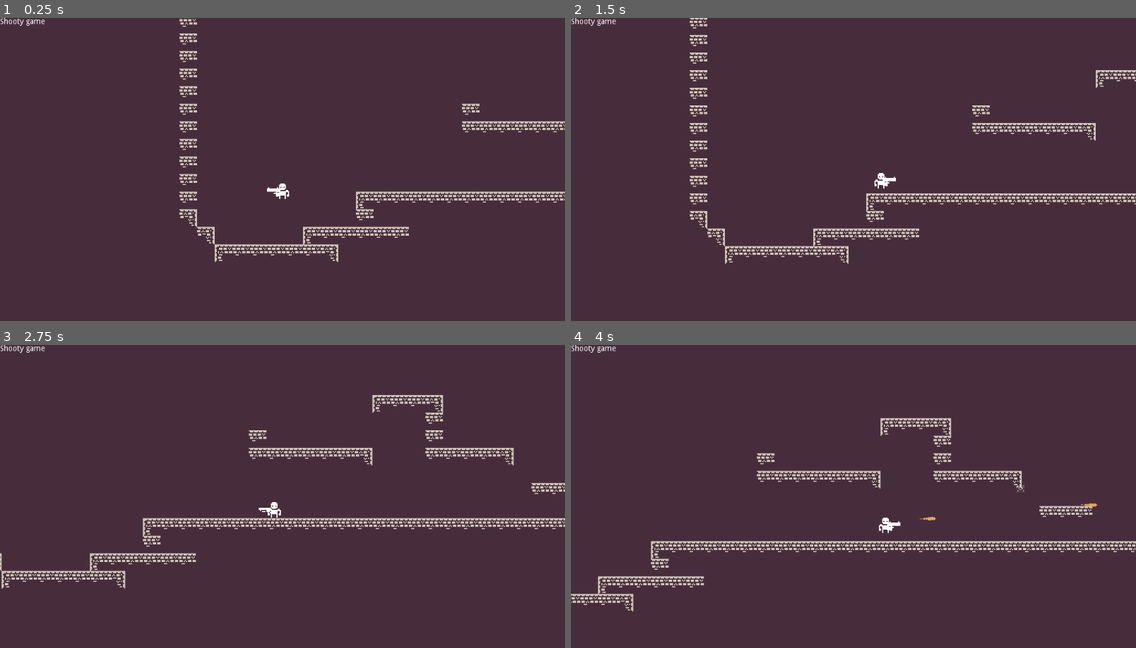
Above: before the commit, frames 1-4 (two rows, left to right).
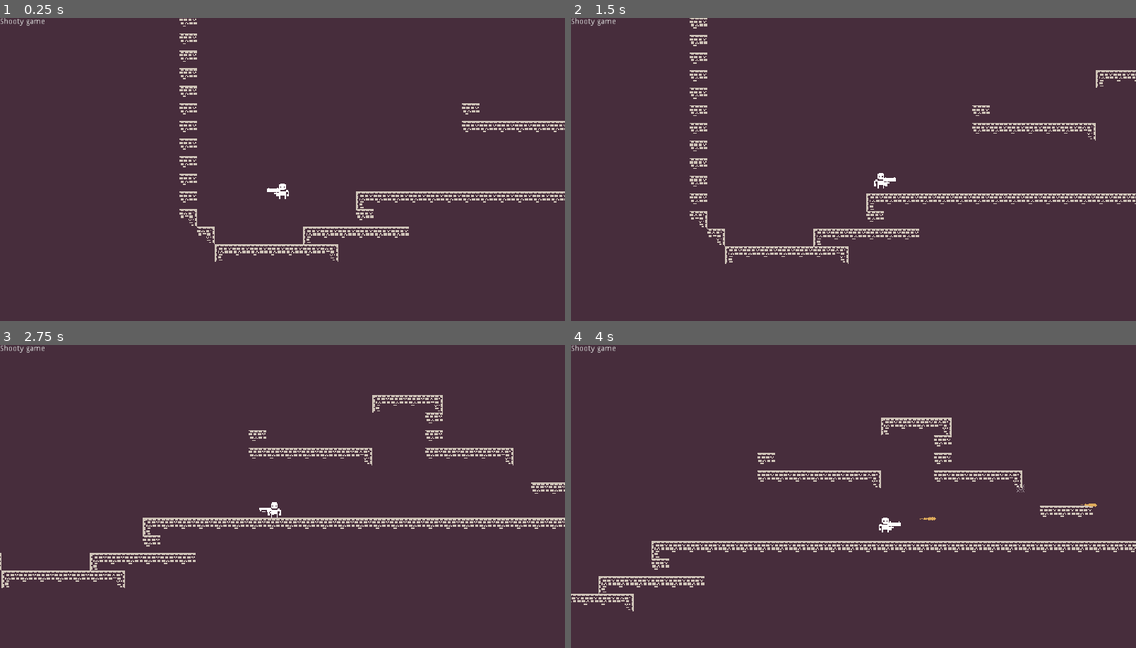
Above: after the commit, the same moments.

Repository: BasicLich/miz-jam-1-entry
Game: Godot game, scene res://Game.tscn
The game is run twice, just before and just after one commit, with the same random seed, the same clock (stepped at 60 frames per second) and the same inputs.
Inputs:
- Up to frame 1 (0.25 s): no input
- Up to frame 2 (1.5 s): hold S (player_aim_down) 0.53-1.28 s; hold Right (player_right) from 0.53 s (still down); tap Z (player_jump) at 0.77 s; tap W (player_aim_up) at 0.8, 1.35 s
- Up to frame 3 (2.75 s): tap Z (player_jump) at 1.52 s; tap } (player_next_weapon) at 1.55, 2.1 s; release Right (player_right) at 2.03 s; hold Left (player_left) from 2.03 s (still down); tap { (player_prev_weapon) at 2.3 s
- Up to frame 4 (4 s): release Left (player_left) at 2.78 s; hold Right (player_right) from 2.78 s (still down); tap { (player_prev_weapon) at 2.85 s; tap Z (player_jump) at 3.02, 3.77 s; tap X (player_shoot) at 3.05 s; hold X (player_shoot) from 3.53 s (still down); tap S (player_aim_down) at 3.8 s

The runs differ from the first frame. In frame 1, 1.5% of the frame differs, in the area x 0-100%, y 0-81%; in frame 2, 1.6%; in frame 3, 2.1%; in frame 4, 2.4%, in the area x 0-100%, y 0-89%.

Commit message:
Weapon now part of actor.

Diff:
--- a/Actor.gd
+++ b/Actor.gd
@@ -16,8 +16,11 @@
 	Weapon.WeaponType.SUBMACHINE_GUN
 ]
 
+var w: Weapon
+
 func _ready():
 	set_physics_process(true)
+	w = $Weapon
 
 func _physics_process(delta):
 	var moveControl := 1.0
@@ -42,16 +45,9 @@
 	onFloor = is_on_floor()
 
 func _changeWeaponDirection(dir):
-	var w := $Weapon as Node2D
-	if w == null:
-		return
-
 	w.dir = dir
 
 func setAim(aim):
-	var w := $Weapon as Node2D
-	if w == null:
-		return
 	w.aim = aim
 
 func jump():
@@ -59,12 +55,8 @@
 		vel.y = -initialJumpVel
 		onFloor = false
 
-func shoot():
-	var w := $Weapon as Weapon
-	if w == null:
-		return
-
-	w.shoot()
+func shoot(team: String):
+	w.shoot(team)
 
 func _findWeapon(current, d: int):
 	var i := weapons.find(current) + d
@@ -75,13 +67,7 @@
 	return weapons[i]
 
 func nextWeapon():
-	var w := $Weapon as Weapon
-	if w == null:
-		return
 	w.switchWeapon(_findWeapon(w.type, +1))
 
 func prevWeapon():
-	var w := $Weapon as Weapon
-	if w == null:
-		return
 	w.switchWeapon(_findWeapon(w.type, -1))
--- a/Player.gd
+++ b/Player.gd
@@ -1,4 +1,6 @@
 extends Actor
+
+const TEAM = "Player"
 
 func _ready():
 	set_process(true)
@@ -26,7 +28,7 @@
 		jump()
 
 	if Input.is_action_pressed("player_shoot"):
-		shoot()
+		shoot(TEAM)
 
 	if Input.is_action_just_pressed("player_next_weapon"):
 		nextWeapon()
--- a/Weapon.gd
+++ b/Weapon.gd
@@ -75,7 +75,7 @@
 			rotation_degrees = 90
 			scale.x = 1
 
-func shoot():
+func shoot(team: String):
 	var fireInterval := intervals[type] as float
 	if fireIntervalCounter == fireInterval:
 		fireIntervalCounter = 0.0
@@ -89,6 +89,7 @@
 			var pp := $ProjectilePos as Node2D
 			projectile.transform = pp.get_global_transform()
 			projectile.rotation_degrees += spread
+			projectile.add_to_group(team)
 			get_tree().root.add_child(projectile)
 
 		elif type == WeaponType.SHOTGUN:
@@ -98,6 +99,7 @@
 				var pp := $ProjectilePos as Node2D
 				projectile.transform = pp.get_global_transform()
 				projectile.rotation_degrees += spread
+				projectile.add_to_group(team)
 				get_tree().root.add_child(projectile)
 
 		#print_debug("Bang!")
--- a/project.godot
+++ b/project.godot
@@ -41,6 +41,11 @@
 config/name="Miz Jam 1"
 run/main_scene="res://Game.tscn"
 config/icon="res://icon.png"
+
+[display]
+
+window/stretch/mode="2d"
+window/stretch/aspect="keep"
 
 [input]
 
Not shown, changed: .gitignore
